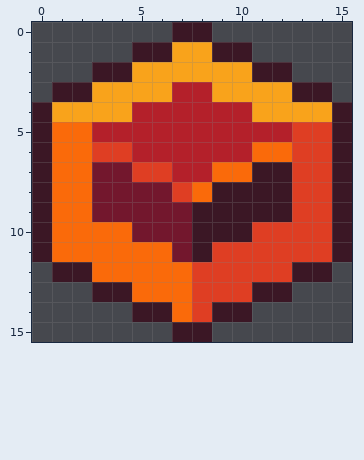
Two versions of one pixel-art sprite, public/png/icon16.png. Above: the version before the commit.
The file is 16x16 pixels.
Now the later version:
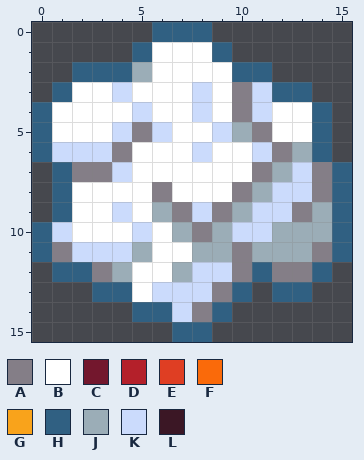
Palette (. is transparent): A #847e87  B #ffffff  C #73172d  D #b4202a  E #df3e23  F #fa6a0a  G #f9a31b  H #306082  J #9badb7  K #cbdbfc  L #3b1725
Changes in this commit:
@@ x 0..15 @@
- 0 .......LL.......
- 1 .....LLGGLL.....
- 2 ...LLGGGGGGLL...
- 3 .LLGGGGDDGGGGLL.
- 4 LGGGGDDDDDDGGGGL
- 5 LFFDDDDDDDDDDEEL
- 6 LFFEEDDDDDDFFEEL
- 7 LFFCCEEDDFFLLEEL
- 8 LFFCCCCEFLLLLEEL
- 9 LFFCCCCCLLLLLEEL
-10 LFFFFCCCLLLEEEEL
-11 LFFFFFFCLEEEEEEL
-12 .LLFFFFFEEEEELL.
-13 ...LLFFFEEELL...
-14 .....LLFELL.....
-15 .......LL.......
+ 0 ......HHH.......
+ 1 .....HBBBH......
+ 2 ..HHHJBBBBHH....
+ 3 .HBBKBBBKBAKHH..
+ 4 HBBBBKBBKBAKBBH.
+ 5 HBBBKAKBBKJABBH.
+ 6 HKKKABBBKBBKAJH.
+ 7 .HAAKBBBBBBAJKAH
+ 8 .HBBBBABBBAJKKAH
+ 9 .HBBKBJAKAJKKAJH
+10 HKBBBKBJAJKKJJJH
+11 HAKKKJBBJJAJJJAH
+12 .HHAJBBJKKAHAAH.
+13 ...HHBKKKAH.HH..
+14 .....HHKAH......
+15 .......HH.......
Where, in picture pixels (left, top, right, bottom), the same in both pictures:
changed: (32, 22, 352, 342)
